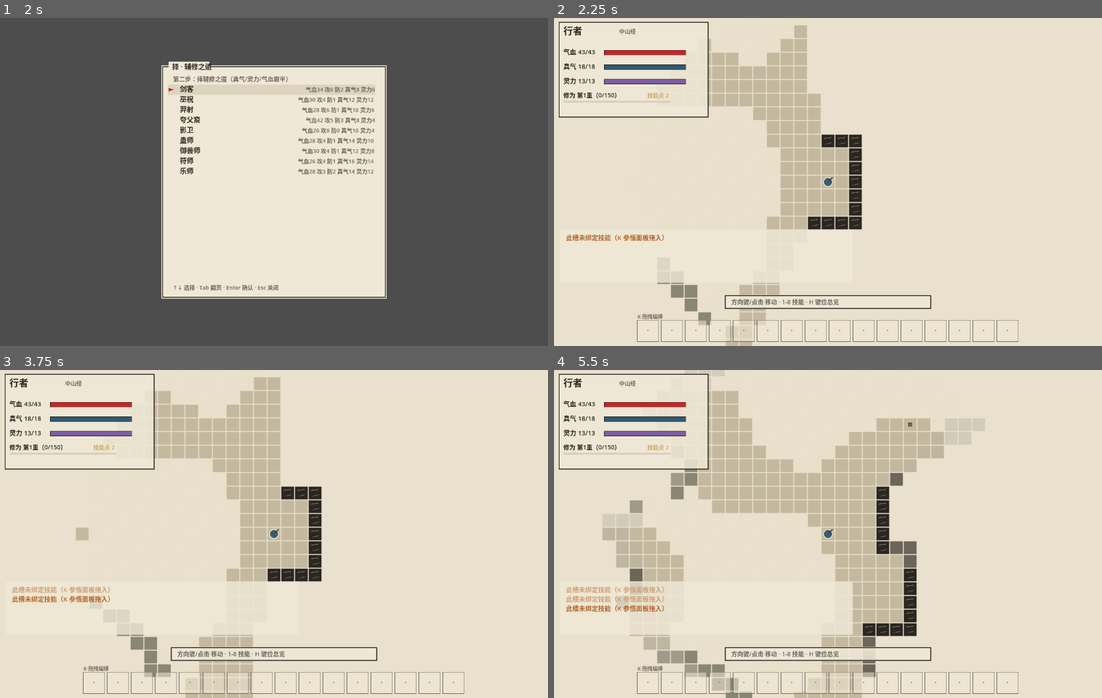
Above: before the commit, frames 1-4 (two rows, left to right).
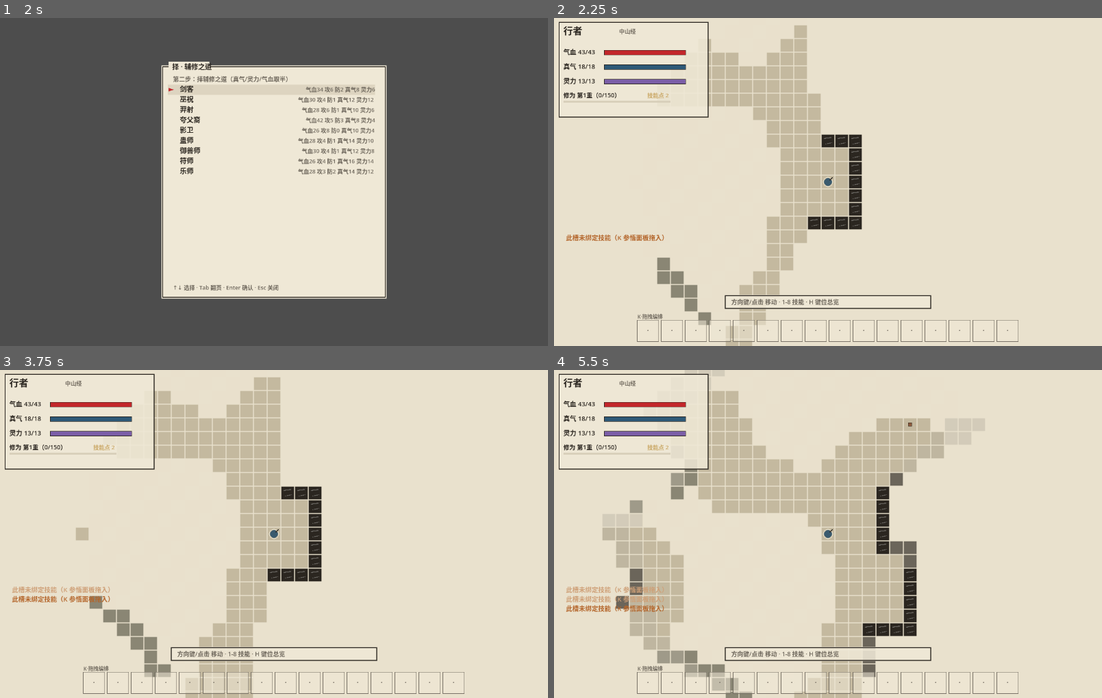
Above: after the commit, the same moments.

Repository: Edurle/shanhaijing_godot
Game: Godot game, scene res://scenes/main.tscn
Same seed, same stepped clock (60 frames per second), same inputs: the game is played once before the commit and once after it.
Inputs (mouse positions are in pixels of both pictures, inside the frame that each line leads up to):
- Up to frame 1 (2 s): tap Enter at 0.5 s; move the mouse to (394, 165) at 0.52 s; hold Right 0.53-1.25 s; tap 1 at 0.6 s; click (394, 165) at 0.67 s; tap Space at 1.25 s; drag from (164, 198) to (246, 247) at 1.27 s
- Up to frame 2 (2.25 s): tap Enter at 2 s; move the mouse to (882, 109) at 2.02 s; hold Right from 2.03 s (still down); tap 3 at 2.1 s
- Up to frame 3 (3.75 s): release Right at 2.75 s; tap Space at 2.75 s; drag from (246, 599) to (109, 484) at 2.77 s; tap Enter at 3.5 s; move the mouse to (438, 583) at 3.52 s; hold Left from 3.53 s (still down); tap 5 at 3.6 s
- Up to frame 4 (5.5 s): release Left at 4.25 s; tap Space at 4.25 s; drag from (663, 484) to (745, 452) at 4.27 s; move the mouse to (855, 534) at 5.02 s; hold Down from 5.03 s (still down); tap 7 at 5.1 s; click (855, 534) at 5.17 s

Frame 1 is identical in both runs. In frame 2, 1.0% of the frame differs, in the area x 18-47%, y 64-81%; in frame 3, 1.5%; in frame 4, 1.7%, in the area x 11-55%, y 64-81%.

Commit message:
信息栏透明化去底；查看卡居中并避让HUD/技能栏（矮窗口高度收缩）

Diff:
--- a/scripts/view/ui/log_panel.gd
+++ b/scripts/view/ui/log_panel.gd
@@ -1,6 +1,6 @@
 class_name UiLogPanel
 extends UiPanel
-## 左下消息日志：纸面半透明 + 最近 5 条（旧行淡墨）。
+## 左下消息日志：无底透明，最近 5 条直接浮在地图上（旧行淡墨）。
 
 const KIND_COLORS := {
 	"combat": Color("2B2620"), "warn": Color("B4652A"), "death": Color("C3272B"),
@@ -31,7 +31,6 @@
 func _draw() -> void:
 	if engine == null:
 		return
-	draw_rect(Rect2(panel_rect.position - Vector2(2, 2), panel_rect.size + Vector2(4, 4)), Color(PAPER, 0.82))
 	var recent: Array = engine.messages.slice(maxi(0, engine.messages.size() - lines), engine.messages.size())
 	var y := panel_rect.position.y + 22
 	for i in range(recent.size()):
--- a/scripts/view/ui/menu_examine.gd
+++ b/scripts/view/ui/menu_examine.gd
@@ -13,9 +13,15 @@
 
 
 func relayout(view_size: Vector2) -> void:
-	setup_ui(Rect2(
-		view_size.x * 0.12, view_size.y * 0.12,
-		minf(640.0, view_size.x * 0.6), minf(480.0, view_size.y * 0.72)), "查看")
+	# 视口居中（同行囊/参悟菜单）。顶部避让左上资源 HUD（底衬236+标题章12→下限248）；
+	# 高度收缩避让底部技能栏（其上沿 视口高-76，留 12 缝）；极矮窗口兜底完整入屏。
+	# 矮窗口下与左下消息日志的交叠同其他大菜单（行囊/参悟），模态卡遮日志可接受。
+	var w := minf(640.0, view_size.x - 60.0)
+	var h := minf(480.0, view_size.y - 336.0)
+	var y := (view_size.y - h) / 2.0
+	y = maxf(y, 248.0)
+	y = minf(y, view_size.y - h - 20.0)
+	setup_ui(Rect2((view_size.x - w) / 2.0, y, w, h), "查看")
 
 
 ## 面板内点击：吞掉（棋盘点击换目标由主场景路由处理）。
